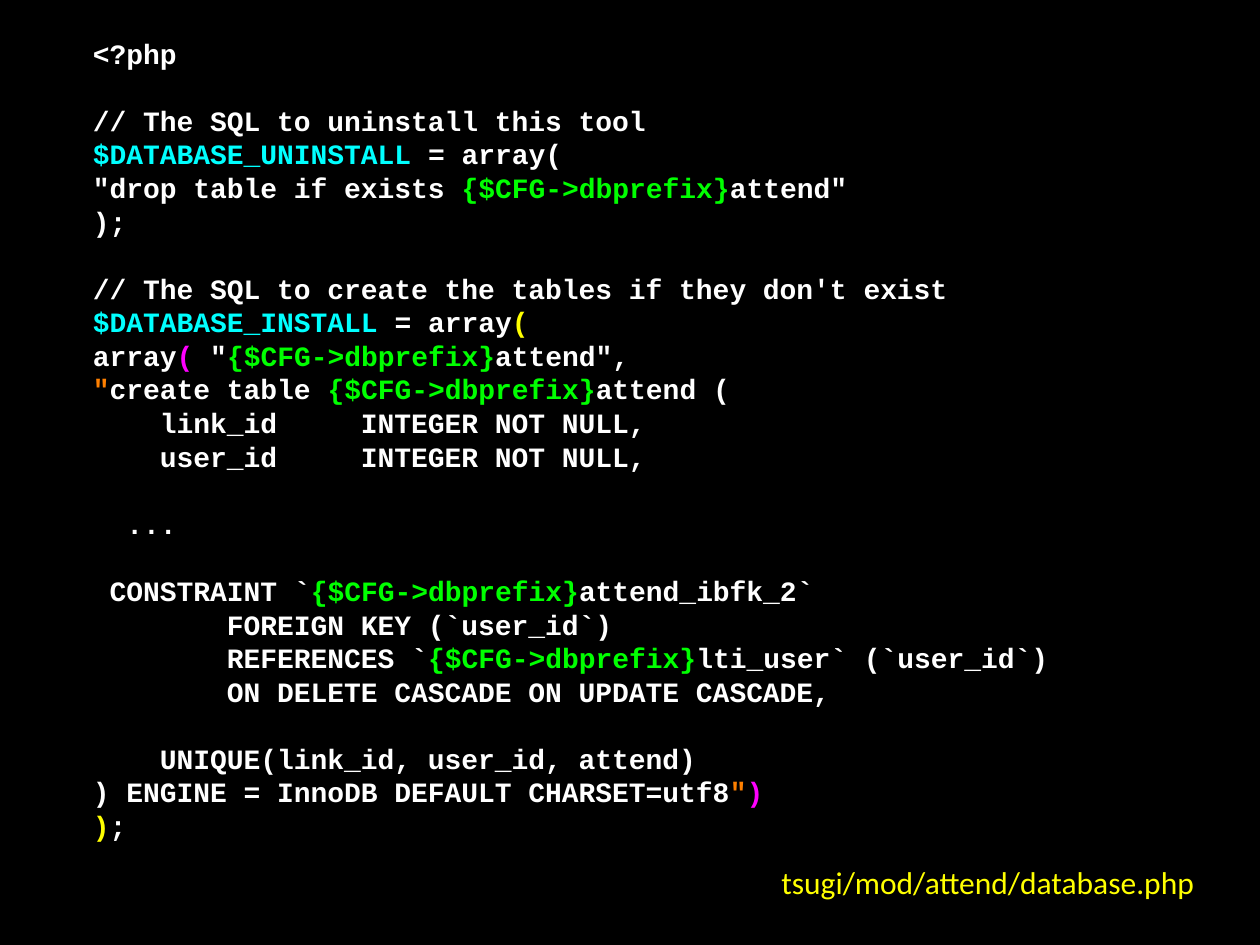
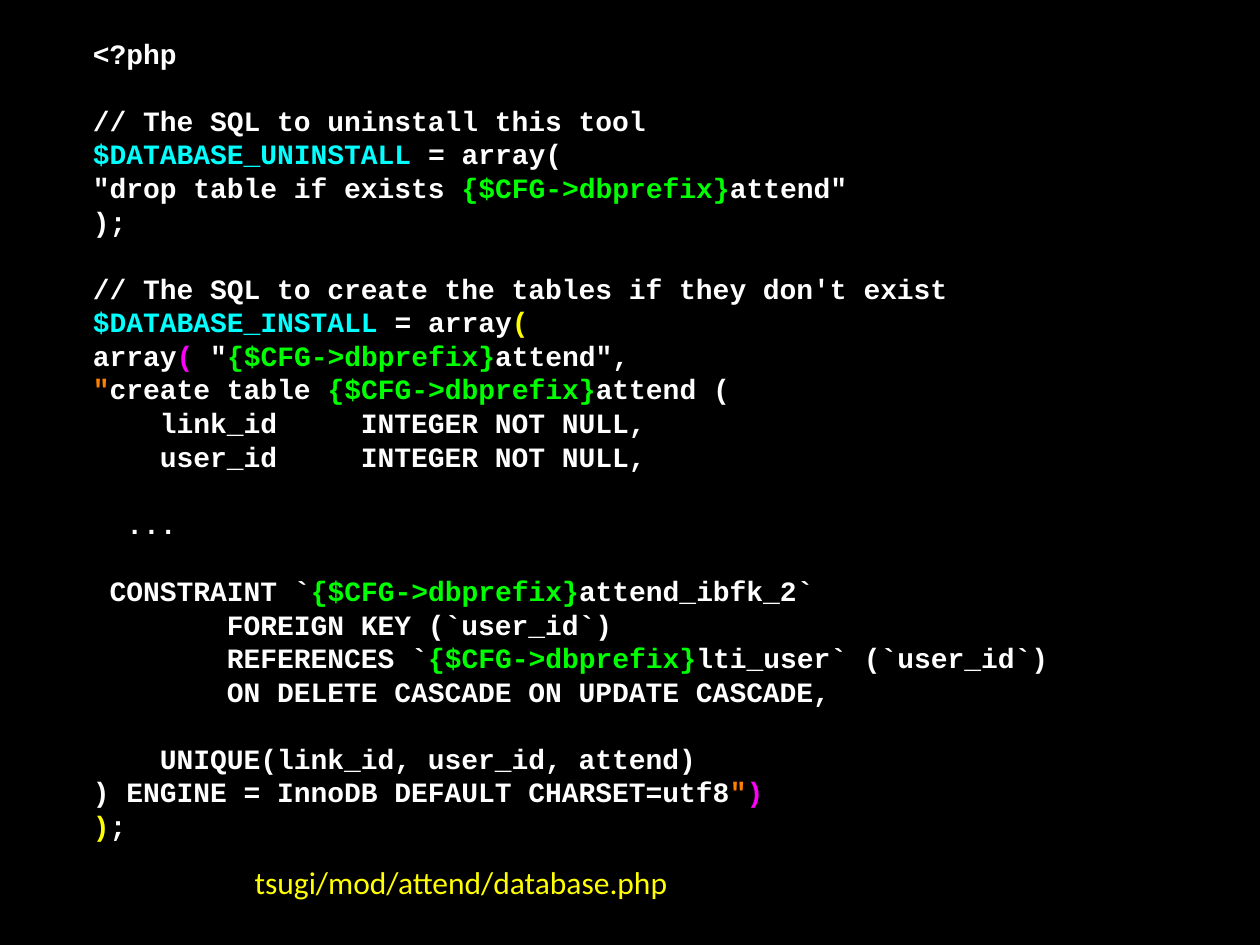
Before and after one commit to tsugiproject/tsugi, a slide deck: slide 42 of docs/lectures/02-Data-Model.pptx. Drawn at 1260x945 pixels with LibreOffice and Linux fonts; fonts in the diff are those of the drawing. Boxes give left, top, right and bottom in pixels: in the first picture for what was removed or moved away, otherwise in the second. Text is boxed around its words. In the diff, an @@ line names an element or a change of style, - is before the commit and + after.

```diff
--- a/docs/lectures/02-Data-Model.pptx
+++ b/docs/lectures/02-Data-Model.pptx
@@ text "tsugi/mod/attend/database.php": place and size @@
-text "tsugi/mod/attend/database.php" at [781, 872, 1193, 900]
+text "tsugi/mod/attend/database.php" at [255, 872, 667, 900]
```
Also in this commit, not shown: 8 other slides changed.
